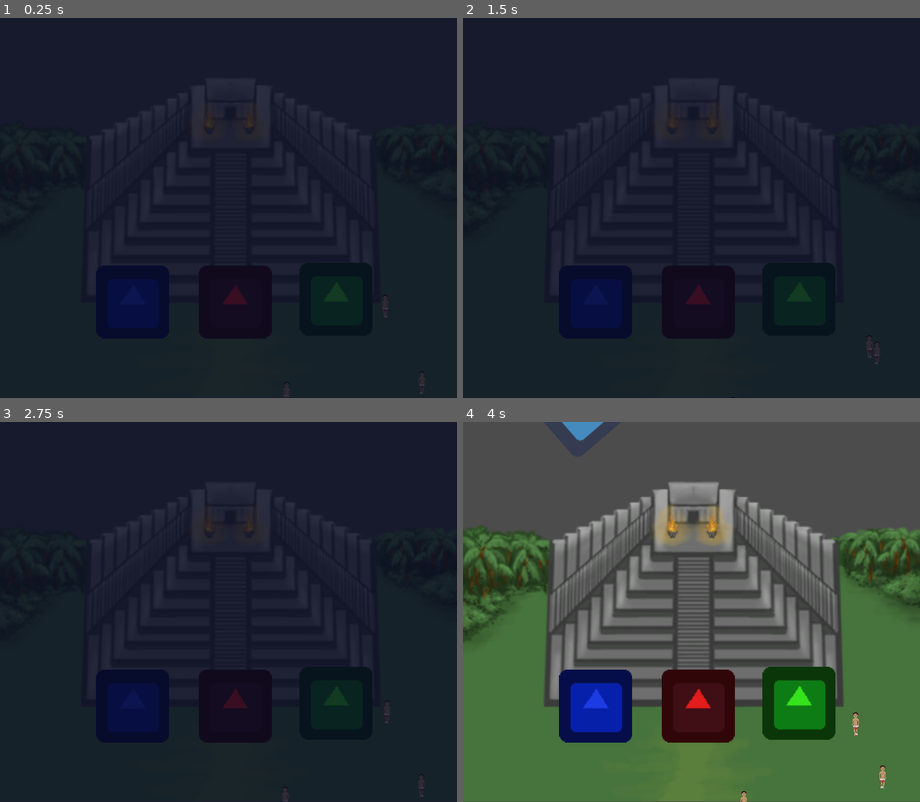
Above: before the commit, frames 1-4 (two rows, left to right).
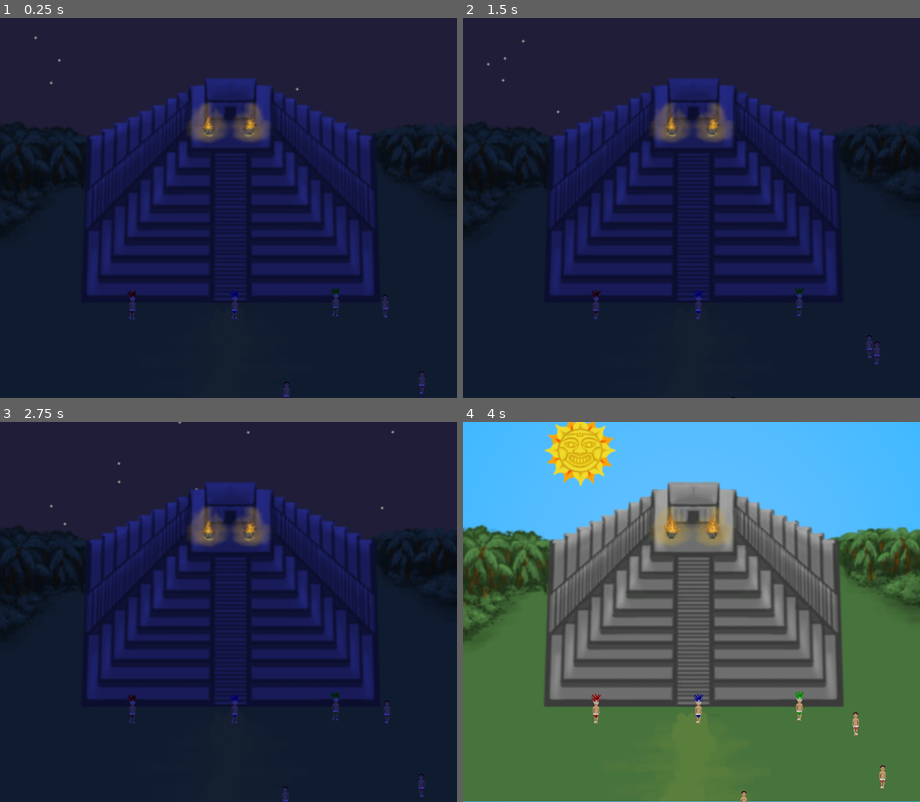
Above: after the commit, the same moments.

Repository: JohnMeadow1/RisingSun
Game: Godot game, scene res://main.tscn
Two runs of this game, one before a commit and one after it. Both use one fixed random seed, a clock stepped at 60 frames per second and the inputs below. The engine's default icon, where the game draws it, is replaced by a stand-in: a white triangle on a blue panel in a dark square.
Inputs:
- Up to frame 1 (0.25 s): no input
- Up to frame 2 (1.5 s): no input
- Up to frame 3 (2.75 s): no input
- Up to frame 4 (4 s): no input

The runs differ from the first frame. In frame 1, 19% of the frame differs, in the area x 7-94%, y 4-100%; in frame 2, 19%; in frame 3, 19%; in frame 4, 35%, in the area x 0-100%, y 0-100%.

Commit message:
Sun, Player color, day-night cycle

Diff:
--- a/source/main.tscn
+++ b/source/main.tscn
@@ -1,18 +1,12 @@
-[gd_scene load_steps=9 format=2]
+[gd_scene load_steps=8 format=2]
 
 [ext_resource path="res://main.gd" type="Script" id=1]
 [ext_resource path="res://scenes/sky.tscn" type="PackedScene" id=2]
 [ext_resource path="res://images/background0.png" type="Texture" id=3]
-[ext_resource path="res://images/temple.png" type="Texture" id=4]
+[ext_resource path="res://images/temple0.png" type="Texture" id=4]
 [ext_resource path="res://scenes/players/player1.tscn" type="PackedScene" id=5]
 [ext_resource path="res://scenes/no_player.tscn" type="PackedScene" id=6]
-[ext_resource path="res://images/night.png" type="Texture" id=7]
-
-[sub_resource type="CanvasItemMaterial" id=1]
-
-render_priority = 0
-blend_mode = 0
-light_mode = 0
+[ext_resource path="res://scenes/fire_anim.tscn" type="PackedScene" id=7]
 
 [node name="main" type="Node2D" index="0"]
 
@@ -23,18 +17,19 @@
 "_edit_lock_": true
 }
 
-[node name="Node" type="Node2D" parent="." index="0"]
+[node name="background" type="Node2D" parent="." index="0"]
 
+_sections_unfolded = [ "Visibility" ]
 __meta__ = {
 "_edit_lock_": true
 }
 
-[node name="Sun" parent="Node" index="0" instance=ExtResource( 2 )]
+[node name="Sun" parent="background" index="0" instance=ExtResource( 2 )]
 
-position = Vector2( 200.979, 102 )
+position = Vector2( 200.979, 138.667 )
 _sections_unfolded = [ "Transform" ]
 
-[node name="background" type="Sprite" parent="Node" index="1"]
+[node name="background" type="Sprite" parent="background" index="1"]
 
 position = Vector2( 0, 33 )
 texture = ExtResource( 3 )
@@ -44,33 +39,34 @@
 "_edit_lock_": true
 }
 
-[node name="temple" type="Sprite" parent="Node" index="2"]
+[node name="temple" type="Sprite" parent="background" index="2"]
 
 position = Vector2( 200.122, 173.804 )
 texture = ExtResource( 4 )
 
-[node name="player1" parent="." index="1" instance=ExtResource( 5 )]
+[node name="foreground" type="Node2D" parent="." index="1"]
 
-modulate = Color( 0.111328, 0.233093, 0.890625, 1 )
+_sections_unfolded = [ "Visibility" ]
+
+[node name="player1" parent="foreground" index="0" instance=ExtResource( 5 )]
+
 position = Vector2( 116.207, 249.098 )
 _sections_unfolded = [ "Material", "Transform", "Visibility" ]
 PLAYER_NUM = 1
 
-[node name="player2" parent="." index="2" instance=ExtResource( 5 )]
+[node name="player2" parent="foreground" index="1" instance=ExtResource( 5 )]
 
-modulate = Color( 0.20874, 0.890625, 0.111328, 1 )
 position = Vector2( 294.229, 246.643 )
 _sections_unfolded = [ "Material", "Transform", "Visibility" ]
 PLAYER_NUM = 2
 
-[node name="player3" parent="." index="3" instance=ExtResource( 5 )]
+[node name="player3" parent="foreground" index="2" instance=ExtResource( 5 )]
 
-modulate = Color( 0.890625, 0.111328, 0.111328, 1 )
 position = Vector2( 205.832, 249.098 )
 _sections_unfolded = [ "Material", "Transform", "Visibility" ]
 PLAYER_NUM = 3
 
-[node name="items" type="Node2D" parent="." index="4"]
+[node name="items" type="Node2D" parent="foreground" index="3"]
 
 editor/display_folded = true
 _sections_unfolded = [ "Transform" ]
@@ -78,18 +74,15 @@
 "_edit_lock_": true
 }
 
-[node name="npc" parent="items" index="0" instance=ExtResource( 6 )]
+[node name="npc" parent="foreground/items" index="0" instance=ExtResource( 6 )]
 
-[node name="npc2" parent="items" index="1" instance=ExtResource( 6 )]
+[node name="npc2" parent="foreground/items" index="1" instance=ExtResource( 6 )]
 
-[node name="npc3" parent="items" index="2" instance=ExtResource( 6 )]
+[node name="npc3" parent="foreground/items" index="2" instance=ExtResource( 6 )]
 
-[node name="npc4" parent="items" index="3" instance=ExtResource( 6 )]
+[node name="npc4" parent="foreground/items" index="3" instance=ExtResource( 6 )]
 
-[node name="sky" type="Sprite" parent="." index="5"]
+[node name="fire_anim" parent="." index="2" instance=ExtResource( 7 )]
 
-self_modulate = Color( 1, 1, 1, 0.773451 )
-material = SubResource( 1 )
-texture = ExtResource( 7 )
-centered = false
-_sections_unfolded = [ "Material", "Visibility" ]
+position = Vector2( 199.911, 171.072 )
+scale = Vector2( 1.03852, 0.952977 )
--- a/source/scenes/fire_anim.tscn
+++ b/source/scenes/fire_anim.tscn
@@ -21,7 +21,7 @@
 "values": [ 0, 2, 1 ]
 }
 
-[node name="fire_anim" type="Sprite" index="0"]
+[node name="fire_anim" type="Sprite"]
 
 position = Vector2( 204.506, 170.169 )
 scale = Vector2( 1.03852, 0.952977 )
--- a/source/scenes/players/player1.tscn
+++ b/source/scenes/players/player1.tscn
@@ -1,7 +1,39 @@
-[gd_scene load_steps=3 format=2]
+[gd_scene load_steps=5 format=2]
 
 [ext_resource path="res://scripts/players/player1.gd" type="Script" id=1]
-[ext_resource path="res://icon.png" type="Texture" id=2]
+[ext_resource path="res://images/shaman.png" type="Texture" id=2]
+[ext_resource path="res://images/Decorations.png" type="Texture" id=3]
+
+[sub_resource type="Animation" id=1]
+
+resource_name = "walk"
+length = 0.8
+loop = true
+step = 0.1
+tracks/0/type = "value"
+tracks/0/path = NodePath("Sprite:frame")
+tracks/0/interp = 1
+tracks/0/loop_wrap = true
+tracks/0/imported = false
+tracks/0/enabled = true
+tracks/0/keys = {
+"times": PoolRealArray( 0, 0.2, 0.4, 0.6 ),
+"transitions": PoolRealArray( 1, 1, 1, 1 ),
+"update": 1,
+"values": [ 1, 2, 3, 4 ]
+}
+tracks/1/type = "value"
+tracks/1/path = NodePath("Sprite2:frame")
+tracks/1/interp = 1
+tracks/1/loop_wrap = true
+tracks/1/imported = false
+tracks/1/enabled = true
+tracks/1/keys = {
+"times": PoolRealArray( 0, 0.2, 0.4, 0.6 ),
+"transitions": PoolRealArray( 1, 1, 1, 1 ),
+"update": 1,
+"values": [ 1, 2, 3, 4 ]
+}
 
 [node name="player" type="Node2D"]
 
@@ -10,4 +42,26 @@
 
 [node name="Sprite" type="Sprite" parent="." index="0"]
 
+scale = Vector2( 0.5, 0.5 )
 texture = ExtResource( 2 )
+hframes = 5
+frame = 1
+_sections_unfolded = [ "Animation", "Region", "Transform" ]
+
+[node name="Sprite2" type="Sprite" parent="." index="1"]
+
+scale = Vector2( 0.5, 0.5 )
+texture = ExtResource( 3 )
+hframes = 5
+frame = 1
+_sections_unfolded = [ "Animation" ]
+
+[node name="AnimationPlayer" type="AnimationPlayer" parent="." index="2"]
+
+root_node = NodePath("..")
+autoplay = "walk"
+playback_process_mode = 1
+playback_default_blend_time = 0.0
+playback_speed = 1.0
+anims/walk = SubResource( 1 )
+blend_times = [  ]
--- a/source/scenes/sky.tscn
+++ b/source/scenes/sky.tscn
@@ -1,17 +1,33 @@
-[gd_scene load_steps=3 format=2]
+[gd_scene load_steps=5 format=2]
 
 [ext_resource path="res://scripts/sky.gd" type="Script" id=1]
-[ext_resource path="res://scenes/icon.png" type="Texture" id=2]
+[ext_resource path="res://images/daysky.png" type="Texture" id=2]
+[ext_resource path="res://images/nightsky2.png" type="Texture" id=3]
+[ext_resource path="res://images/sunhappy.png" type="Texture" id=4]
 
-[node name="Sun" type="Node2D" index="0"]
+[node name="Sun" type="Node2D"]
 
 script = ExtResource( 1 )
 
-[node name="sun" type="Sprite" parent="." index="0"]
+[node name="daysky" type="Sprite" parent="." index="0"]
+
+rotation = -1.5708
+texture = ExtResource( 2 )
+_sections_unfolded = [ "Transform" ]
+
+[node name="nightsky" type="Sprite" parent="." index="1"]
+
+rotation = -1.5708
+texture = ExtResource( 3 )
+_sections_unfolded = [ "Transform" ]
+
+[node name="sun" type="Sprite" parent="." index="2"]
 
 position = Vector2( 150, 0 )
-texture = ExtResource( 2 )
-_sections_unfolded = [ "Transform" ]
+scale = Vector2( 0.5, 0.5 )
+texture = ExtResource( 4 )
+hframes = 2
+_sections_unfolded = [ "Animation", "Transform", "Z Index" ]
 __meta__ = {
 "_edit_lock_": true
 }
--- a/source/scripts/players/player1.gd
+++ b/source/scripts/players/player1.gd
@@ -5,9 +5,9 @@
 # var b = "textvar"
 
 # Const
-const MOVE_SPEED = 200
+const MOVE_SPEED  = 200
 
-const BOOST_TIME = 0.4
+const BOOST_TIME  = 0.4
 const BOOST_SPEED = 200
 
 export(int) var PLAYER_NUM
@@ -24,6 +24,12 @@
 	self.boost_timer.wait_time = BOOST_TIME
 	self.boost_timer.set_one_shot(true)
 	self.add_child(self.boost_timer)
+	if PLAYER_NUM == 1:
+		$Sprite2.modulate = Color(1,0,0,1)
+	if PLAYER_NUM == 2:
+		$Sprite2.modulate = Color(0,1,0,1)
+	if PLAYER_NUM == 3:
+		$Sprite2.modulate = Color(0,0,1,1)
 
 func _process(delta):
 
--- a/source/scripts/sky.gd
+++ b/source/scripts/sky.gd
@@ -1,6 +1,8 @@
 extends Node2D
 
 var alpha = 0.0
+
+var night_color = Color (0.22, 0.25, 0.8)
 
 func _ready():
 	# Called every time the node is added to the scene.
@@ -10,8 +12,14 @@
 func _process(delta):
 
 	rotation += delta;
+	$sun.rotation -= delta;
+
 	alpha = -sin(rotation)
 	alpha = clamp(alpha * 2, 0, 1)
-	$"../../sky".modulate = Color(1,1,1, 1-alpha);
-
+#	$"../../sky".modulate = Color(1,1,1, 1-alpha)
+	$nightsky.modulate=Color( 1, 1, 1, 1-alpha )
+	var local_color = Color( 0.22*(1-alpha) +alpha, 0.25*(1-alpha) +alpha, 0.8*(1-alpha) +alpha, 1 )
+	$"../../foreground".modulate = local_color
+	$"../background".modulate   = local_color
+	$"../temple".modulate       = local_color
 	pass
Binary file added: source/images/Decorations.png
Binary file added: source/images/daysky.png
Binary file added: source/images/nightsky.png
Binary file added: source/images/nightsky2.png
Binary file added: source/images/shaman.png
Binary file added: source/images/sunhappy.png
Binary file added: source/images/temple0.png
Not shown, added: assets/person.psd
